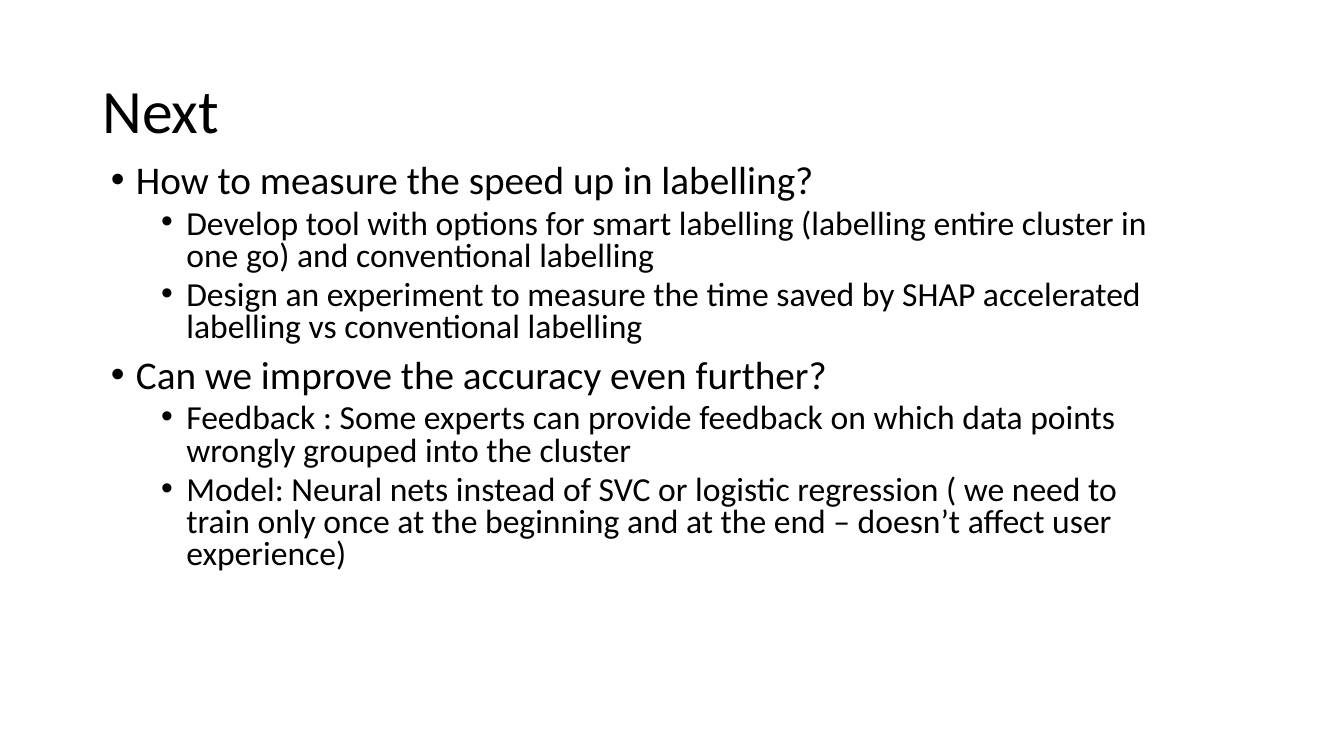
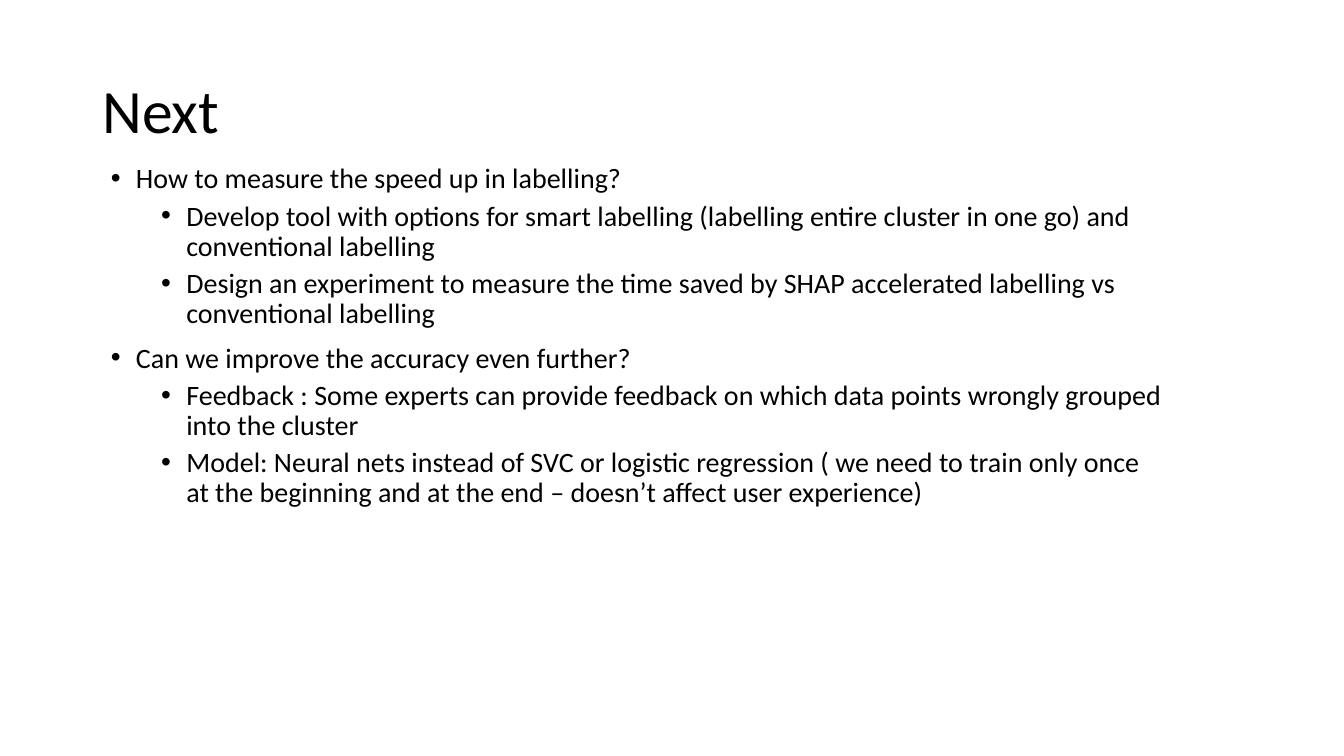
Before and after one commit to sahithyaravi/explainableML, a slide deck: slide 11 of shapely_proposal.pptx (slide 12 before the commit). Drawn at 1344x756 pixels with LibreOffice and Linux fonts; fonts in the diff are those of the drawing. Boxes give left, top, right and bottom in pixels: in the first picture for what was removed or moved away, otherwise in the second. Text is boxed around its words. In the diff, an @@ line names an element or a change of style, - is before the commit and + after.

```diff
--- a/shapely_proposal.pptx
+++ b/shapely_proposal.pptx
@@ text "How to measure the speed ..." at [136,168,1160,507]: size 28 to 20 pt in "How to measure the speed up in ...", "Can we improve the accuracy even further?"; size 24 to 20 pt in "Develop tool with options for smart labelling ...", "Design an experiment to measure the time ...", "Feedback : Some experts can provide feedback ...", "Model: Neural nets instead of SVC or ..."; line spacing 0.8 to 0.9 @@
```
Also in this commit, not shown: 1 slide added, 1 slide removed, 2 other files.
